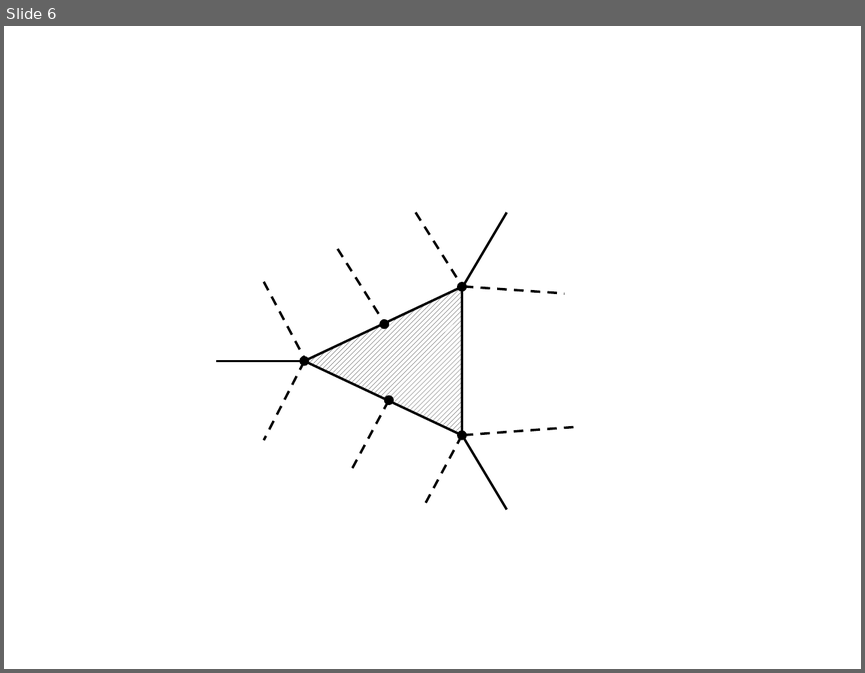
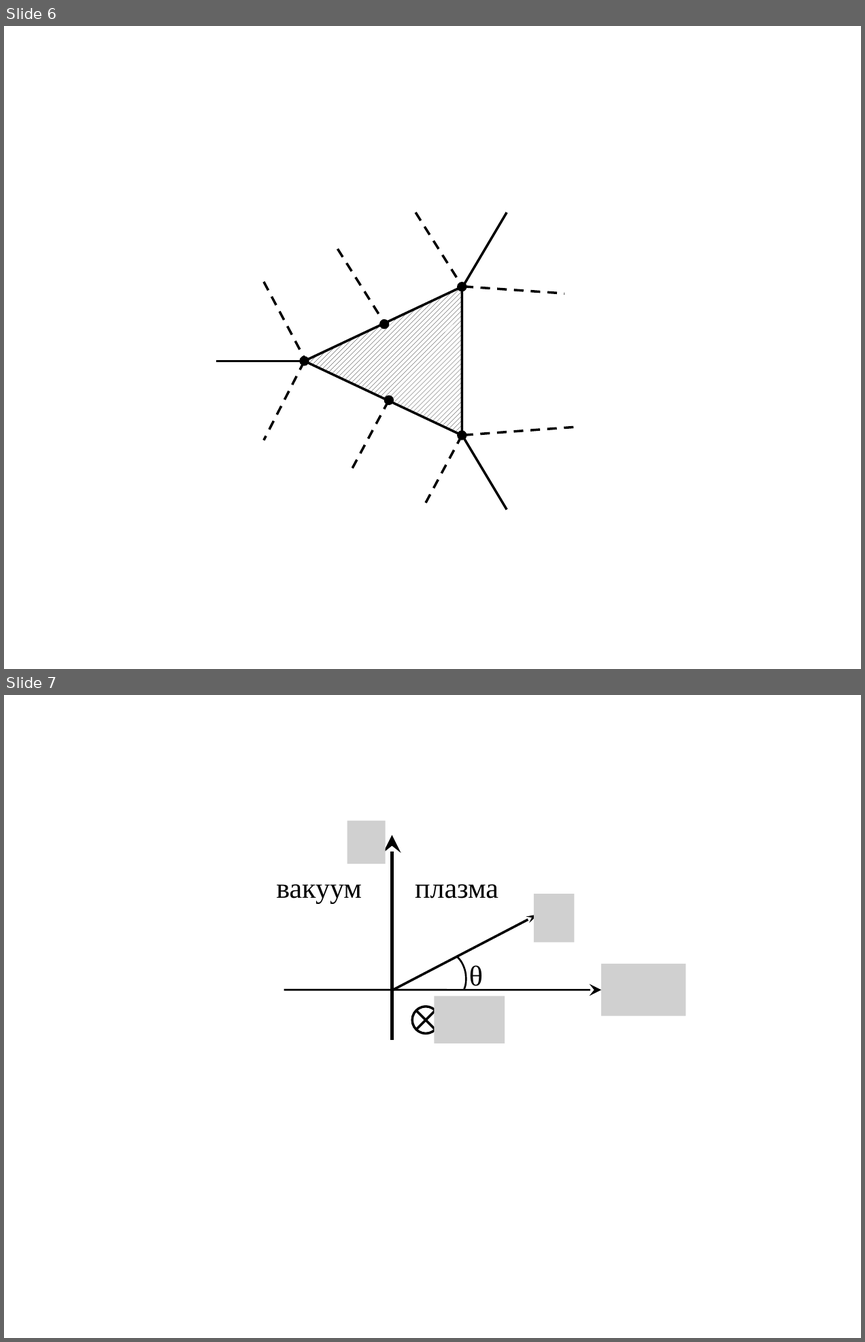
Before and after one commit to akutlin/diploma, a slide deck: images/images.pptx. Shown one above the other, each under a label of ours: slide 6 before the commit, slides 6 and 7 after it. The pictures are 865x673 and 865x1342 pixels, drawn with LibreOffice and Linux fonts; fonts in the diff are those of the drawing; grey boxes stand for pictures. Boxes give left, top, right and bottom in pixels: in the first picture for what was removed or moved away, otherwise in the second. Text is boxed around its words. In the diff, an @@ line names an element or a change of style, - is before the commit and + after.

```diff
--- a/images/images.pptx
+++ b/images/images.pptx
@@ slide 7 added at bbox=[4, 695, 861, 1338], background #FFFFFF @@
@@ picture added at bbox=[347, 821, 384, 864] @@
@@ arrow added from (392, 1040) to (392, 834), #000000 3 pt @@
@@ text added at bbox=[276, 884, 362, 904], 24 pt, text #000000 @@
+вакуум
@@ text added at bbox=[415, 884, 498, 898], 24 pt, text #000000 @@
+плазма
@@ picture added at bbox=[534, 894, 574, 942] @@
@@ arrow added from (393, 989) to (538, 915), #000000 2 pt @@
@@ freeform shape added at bbox=[457, 956, 468, 990], outline #000000 1.5 pt @@
@@ text added at bbox=[469, 965, 483, 991], 24 pt, text #000000 @@
+θ
@@ picture added at bbox=[601, 963, 686, 1015] @@
@@ arrow added from (284, 989) to (601, 989), #000000 1.5 pt @@
@@ picture added at bbox=[434, 996, 504, 1043] @@
@@ flow chart summing junction added at bbox=[412, 1006, 439, 1032], outline #000000 2 pt @@
```
Also in this commit, not shown: 1 slide changed, 32 other files.
